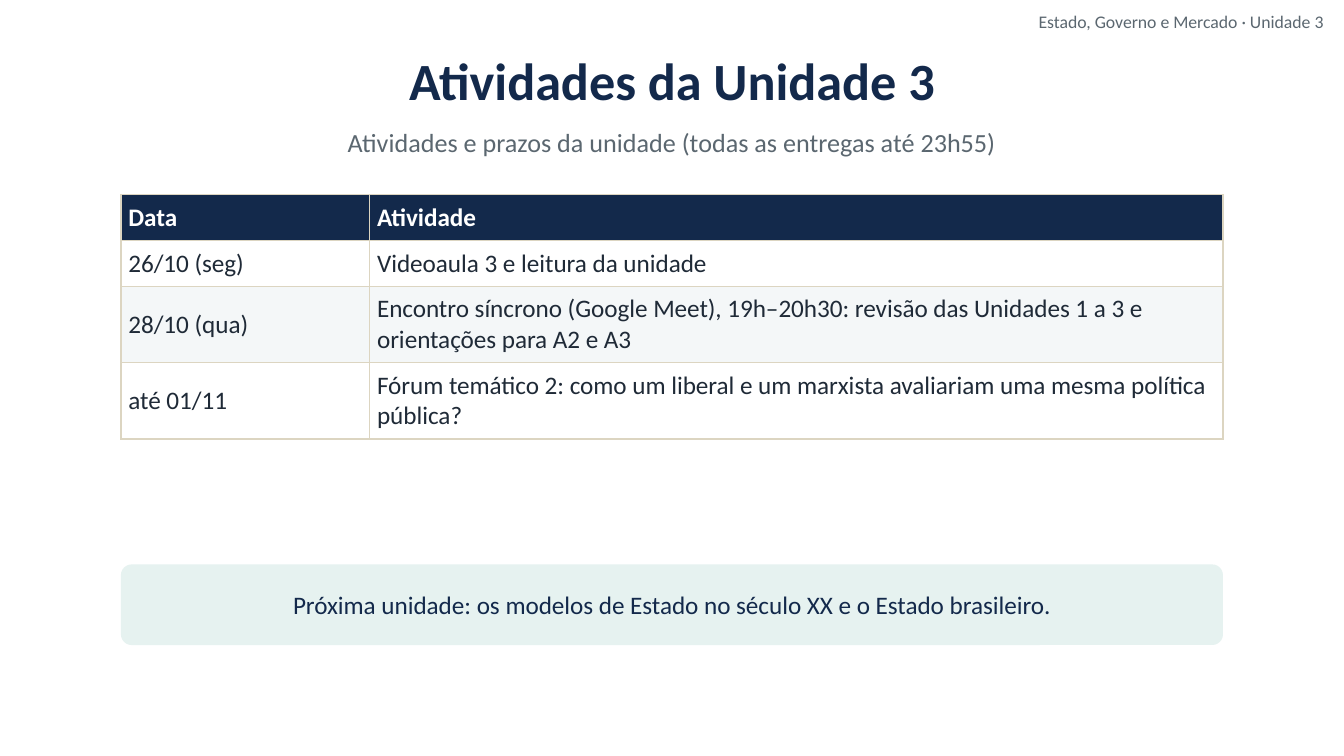
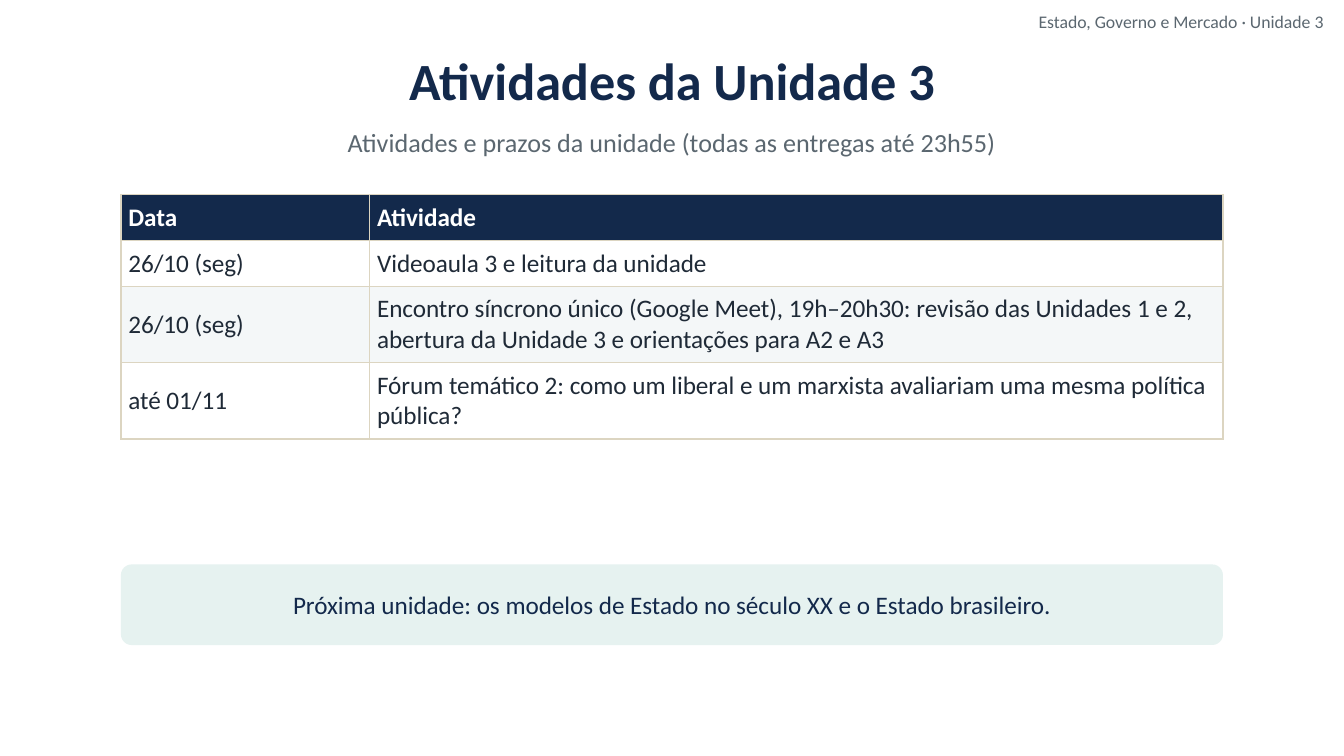
Before and after one commit to cleitonfranco74/gestao_publica, a slide deck: slide 18 of disciplina-01-estado-governo-mercado/materiais/03_Unidade_3_Matriz_Marxista.pptx. Drawn at 1344x756 pixels with LibreOffice and Linux fonts; fonts in the diff are those of the drawing; background and template pictures are left out. Boxes give left, top, right and bottom in pixels: in the first picture for what was removed or moved away, otherwise in the second. Text is boxed around its words. In the diff, an @@ line names an element or a change of style, - is before the commit and + after.

```diff
--- a/disciplina-01-estado-governo-mercado/materiais/03_Unidade_3_Matriz_Marxista.pptx
+++ b/disciplina-01-estado-governo-mercado/materiais/03_Unidade_3_Matriz_Marxista.pptx
@@ table at box(121, 195, 1223, 432) @@
-row 3, column 1: 28/10 (qua)
+row 3, column 1: 26/10 (seg)
-row 3, column 2: Encontro síncrono (Google Meet), 19h–20h30: revisão das Unidades 1 a 3 e orientações para A2 e A3
+row 3, column 2: Encontro síncrono único (Google Meet), 19h–20h30: revisão das Unidades 1 e 2, abertura da Unidade 3 e orientações para A2 e A3
```
Also in this commit, not shown: 1 other slide changed, 18 other files.
